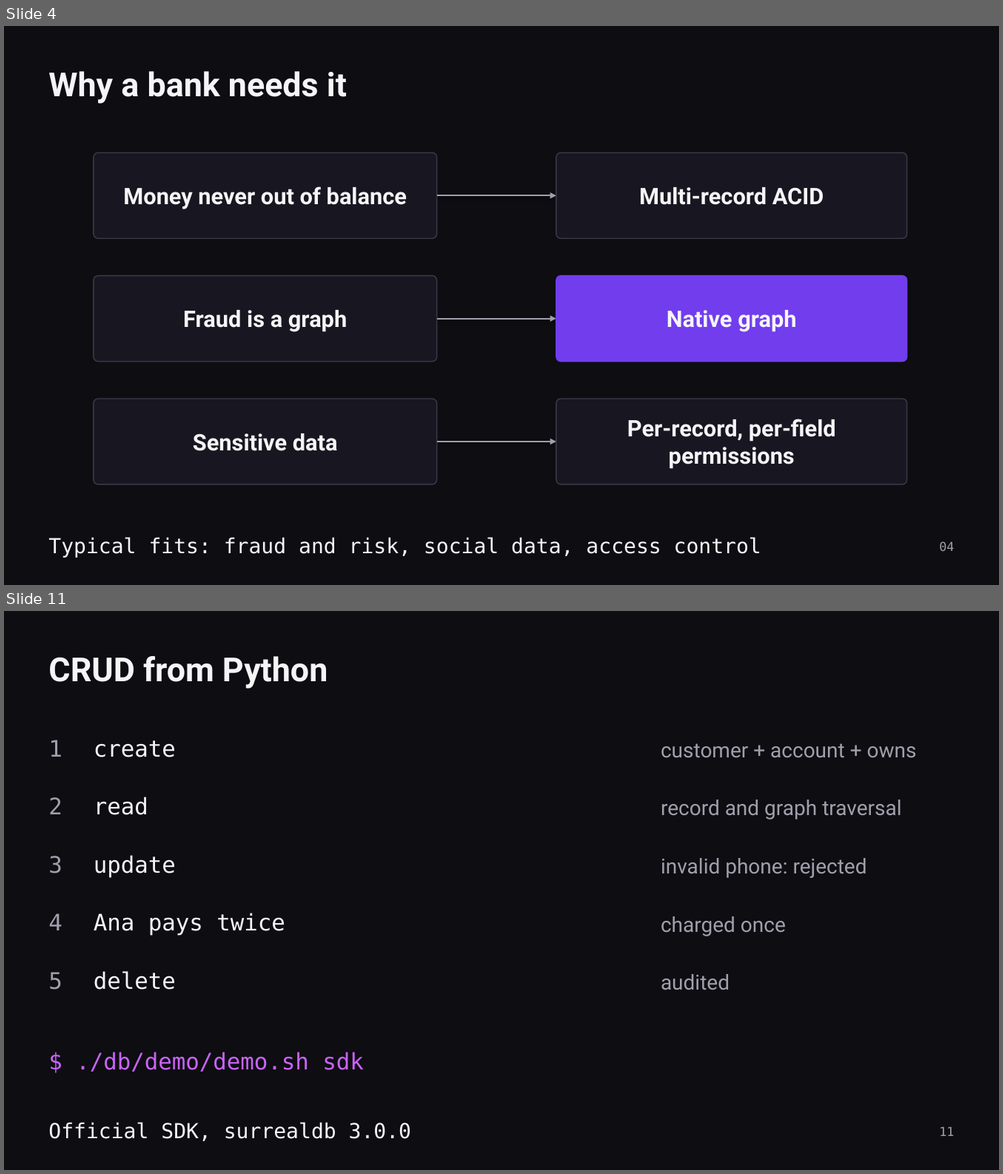
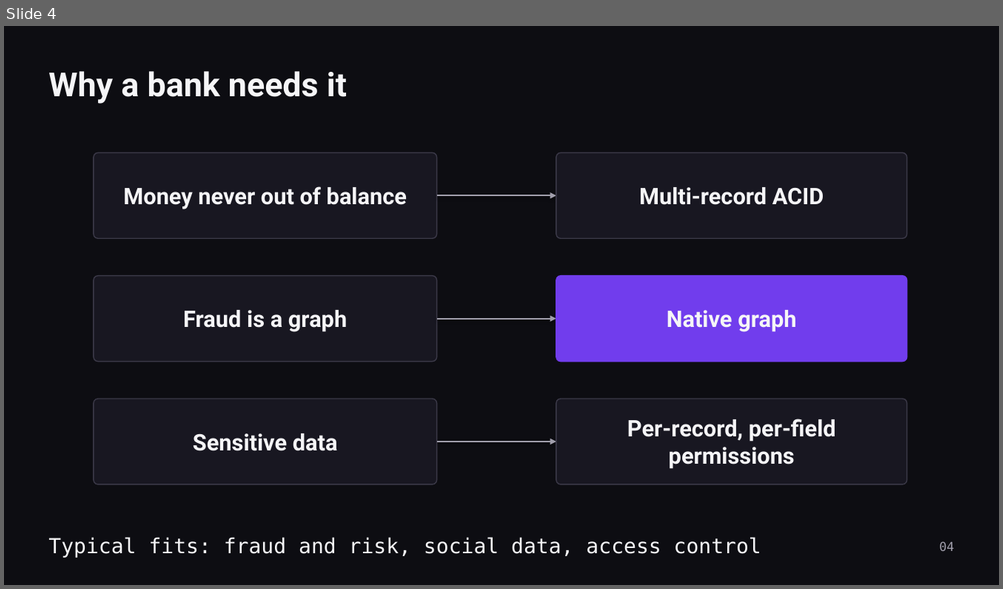
Before and after one commit to Dominican-Express/dominican-ios, a slide deck: presentation/dominican-express.pptx. Shown one above the other, each under a label of ours: slides 4 and 11 before the commit, slide 4 after it; the slides between them are not shown. The pictures are 1003x1174 and 1003x589 pixels, drawn with LibreOffice and Linux fonts; fonts in the diff are those of the drawing. Boxes give left, top, right and bottom in pixels: in the first picture for what was removed or moved away, otherwise in the second. Text is boxed around its words. In the diff, an @@ line names an element or a change of style, - is before the commit and + after.

```diff
--- a/presentation/dominican-express.pptx
+++ b/presentation/dominican-express.pptx
@@ slide 11 removed at (4, 611, 999, 1170), background #0D0D12 @@
@@ text removed at (48, 656, 327, 689) @@
-CRUD from Python
@@ text removed at (48, 740, 62, 757) @@
-1
@@ text removed at (94, 741, 176, 758) @@
-create
@@ text removed at (660, 743, 916, 758) @@
-customer + account + owns
@@ text removed at (48, 797, 62, 815) @@
-2
@@ text removed at (94, 797, 148, 815) @@
-read
@@ text removed at (660, 800, 901, 820) @@
-record and graph traversal
@@ text removed at (48, 856, 62, 874) @@
-3
@@ text removed at (94, 855, 176, 878) @@
-update
@@ text removed at (660, 858, 867, 878) @@
-invalid phone: rejected
@@ text removed at (48, 914, 62, 931) @@
-4
@@ text removed at (94, 913, 285, 936) @@
-Ana pays twice
@@ text removed at (660, 917, 785, 937) @@
-charged once
@@ text removed at (48, 972, 62, 990) @@
-5
@@ text removed at (94, 971, 176, 990) @@
-delete
@@ text removed at (660, 974, 729, 990) @@
-audited
@@ text removed at (76, 1052, 363, 1072) @@
-$ ./db/demo/demo.sh sdk
@@ text removed at (48, 1122, 411, 1142) @@
-Official SDK, surrealdb 3.0.0
@@ text removed at (939, 1128, 953, 1136) @@
-11
```
Also in this commit, not shown: 8 slides changed, 3 slides added, 2 other slides removed, 2 other files.
